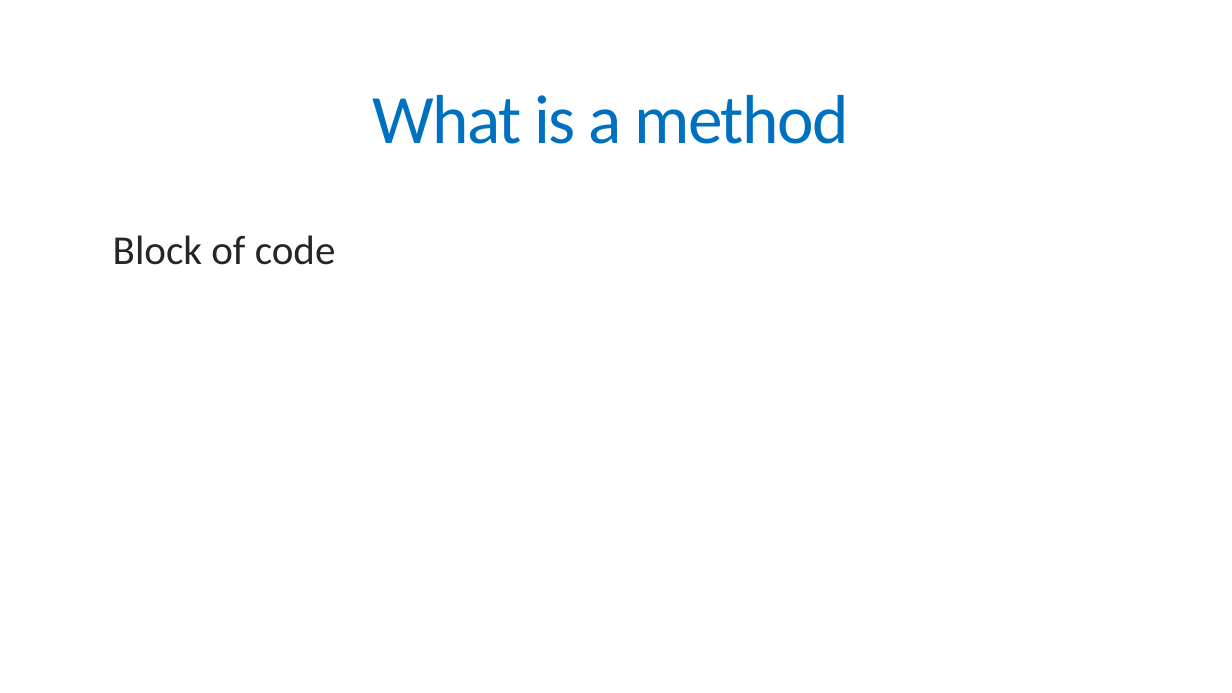
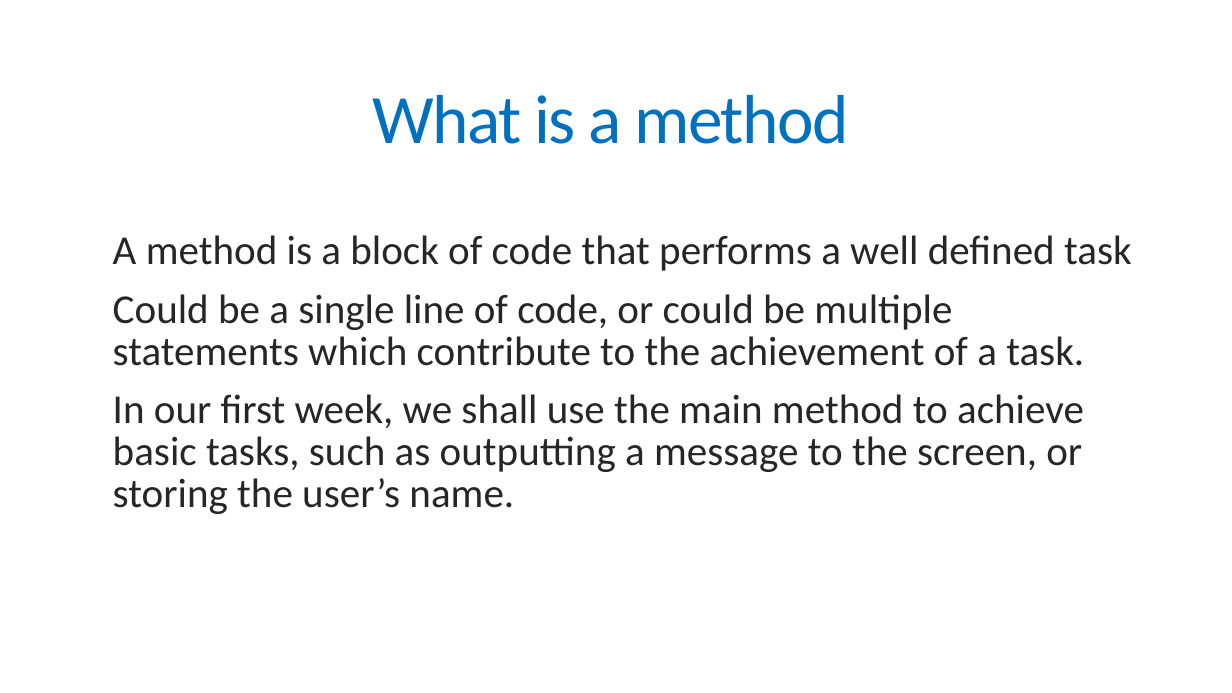
Before and after one commit to BNU-CO452/Java-Apps, a slide deck: slide 8 of docs/CO452 Lecture 1 - Basics, Main, IO.pptx (slide 6 before the commit). Drawn at 1232x693 pixels with LibreOffice and Linux fonts; fonts in the diff are those of the drawing. Boxes give left, top, right and bottom in pixels: in the first picture for what was removed or moved away, otherwise in the second. Text is boxed around its words. In the diff, an @@ line names an element or a change of style, - is before the commit and + after.

```diff
--- a/docs/CO452 Lecture 1 - Basics, Main, IO.pptx
+++ b/docs/CO452 Lecture 1 - Basics, Main, IO.pptx
@@ text at <box>113,235,1132,514</box>: text changed @@
-Block of code
+A method is a block of code that performs a well defined task
+Could be a single line of code, or could be multiple statements which contribute to the achievement of a task.
+In our first week, we shall use the main method to achieve basic tasks, such as outputting a message to the screen, or storing the user’s name.
```
Also in this commit, not shown: 2 slides added.
